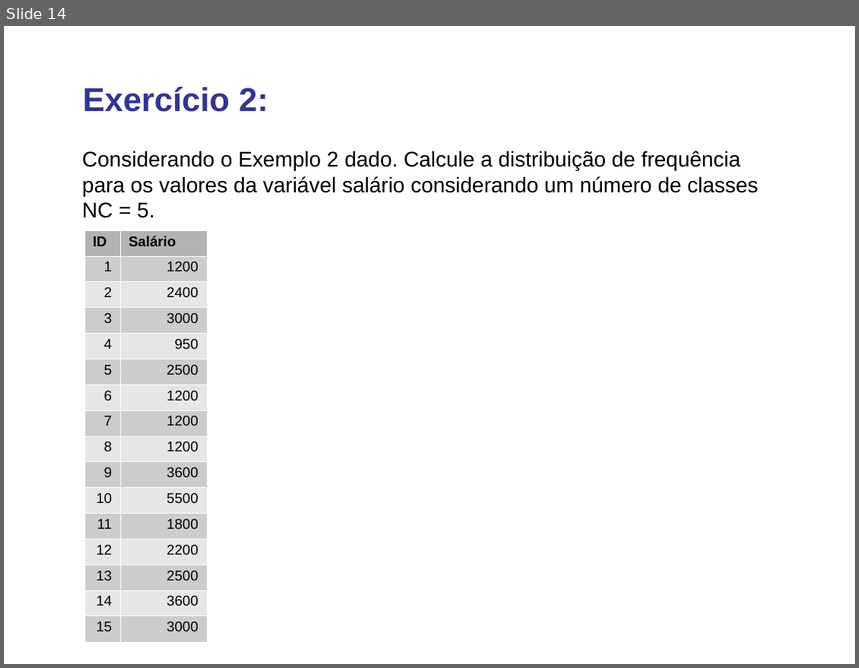
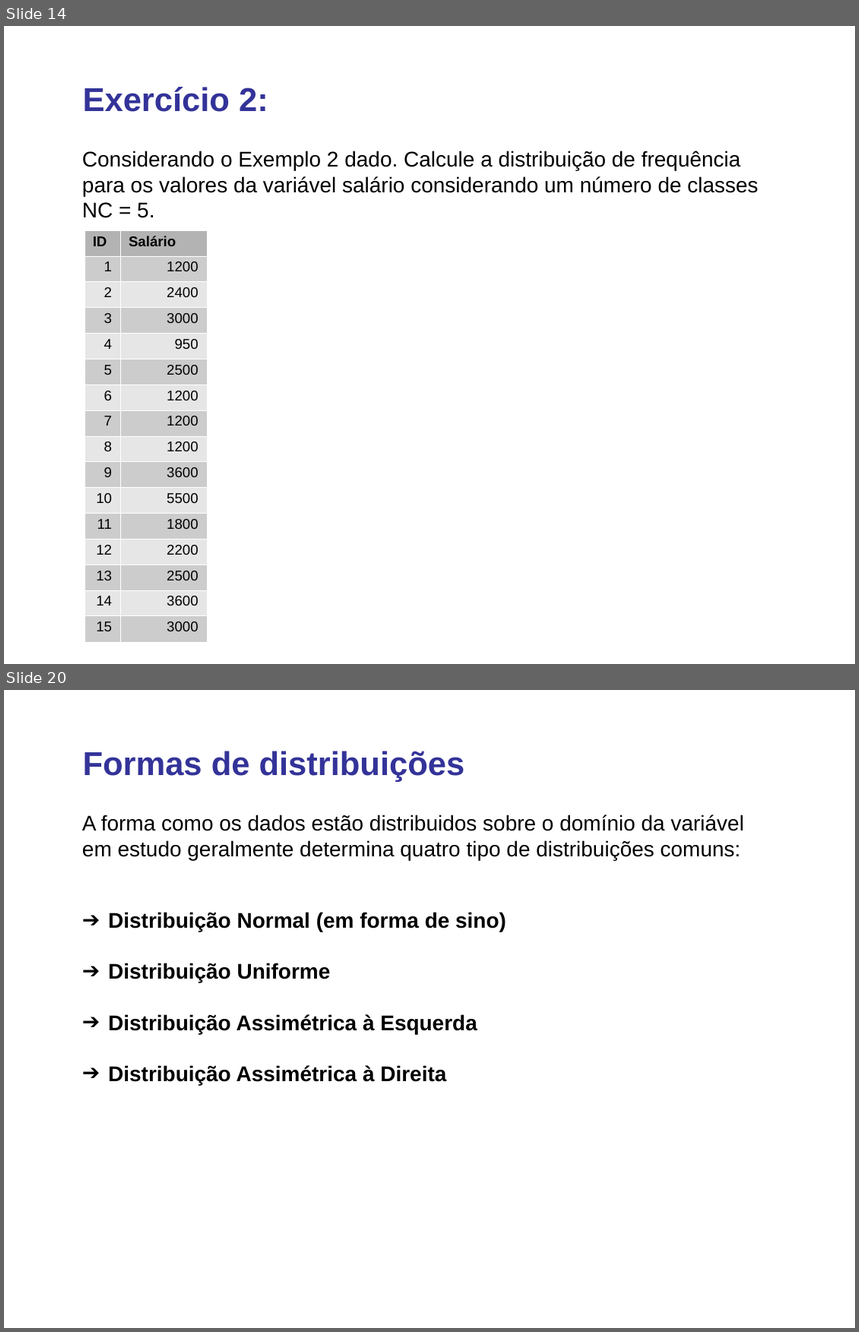
Before and after one commit to lansaviniec/estatistica, a slide deck: 2 resumos_e graficos_de_dados.ppt. Shown one above the other, each under a label of ours: slide 14 before the commit, slides 14 and 20 after it; the slides between them are not shown. The pictures are 859x668 and 859x1332 pixels, drawn with LibreOffice and Linux fonts; fonts in the diff are those of the drawing. Boxes give left, top, right and bottom in pixels: in the first picture for what was removed or moved away, otherwise in the second. Text is boxed around its words. In the diff, an @@ line names an element or a change of style, - is before the commit and + after.

```diff
--- a/2 resumos_e graficos_de_dados.ppt
+++ b/2 resumos_e graficos_de_dados.ppt
@@ slide 20 added at (x1=4, y1=690, x2=855, y2=1328), background #FFFFFF @@
@@ text added at (x1=83, y1=751, x2=465, y2=782), 28 pt, text #333399, bold @@
+Formas de distribuições
@@ text added at (x1=82, y1=815, x2=744, y2=860), 18 pt, text #000000 @@
+A forma como os dados estão distribuidos sobre o domínio da variável em estudo geralmente determina quatro tipo de distribuições comuns:
@@ text added at (x1=108, y1=912, x2=506, y2=1085), 18 pt, text #000000, bold @@
+➔ Distribuição Normal (em forma de sino)
+➔ Distribuição Uniforme
+➔ Distribuição Assimétrica à Esquerda
+➔ Distribuição Assimétrica à Direita
```
Also in this commit, not shown: 9 other slides added.
